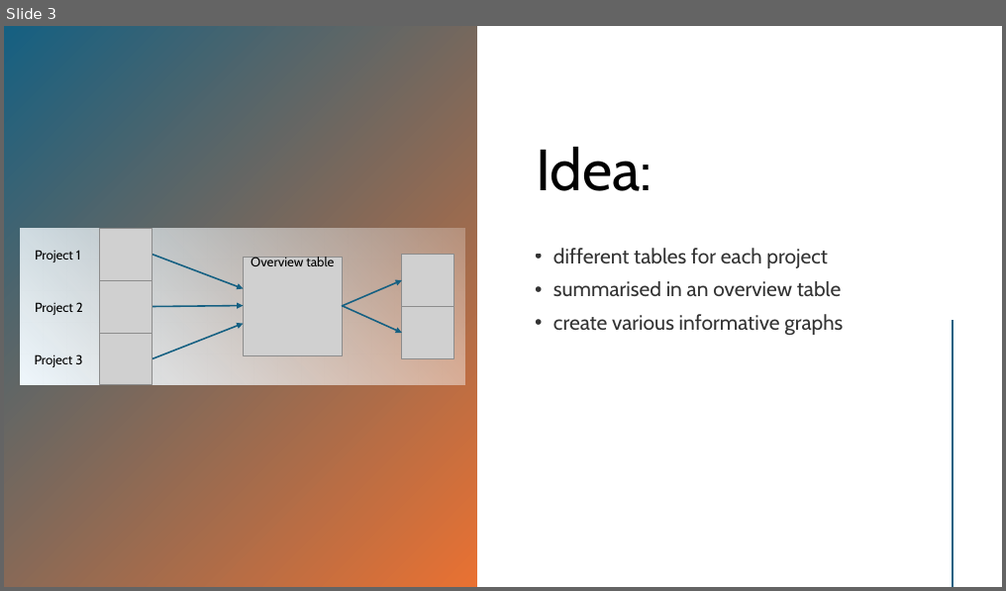
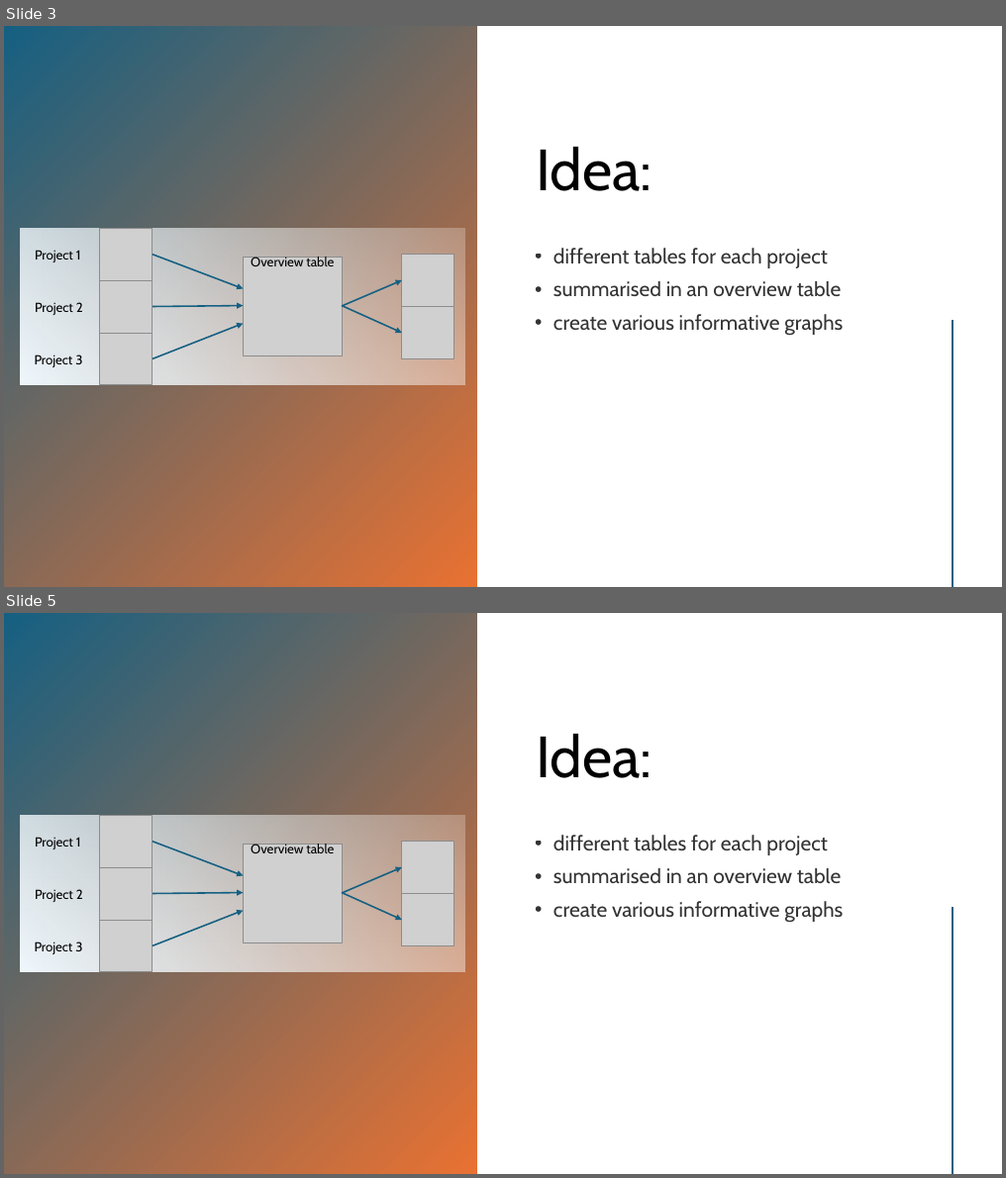
Before and after one commit to MaxWeinhold/Excel_Time_Tracker, a slide deck: Time tracking.pptx. Shown one above the other, each under a label of ours: slide 3 before the commit, slides 3 and 5 after it; the slides between them are not shown. The pictures are 1006x591 and 1006x1178 pixels, drawn with LibreOffice and Linux fonts; fonts in the diff are those of the drawing; grey boxes stand for pictures. Boxes give left, top, right and bottom in pixels: in the first picture for what was removed or moved away, otherwise in the second. Text is boxed around its words. In the diff, an @@ line names an element or a change of style, - is before the commit and + after.

```diff
--- a/Time tracking.pptx
+++ b/Time tracking.pptx
@@ slide 5 added at box(4, 613, 1002, 1174), background #FFFFFF @@
@@ rectangle added at box(4, 613, 477, 1174), fill gradient #156082 to #E97132 @@
@@ title added at box(537, 734, 652, 778), 56 pt, text #000000 @@
+Idea:
@@ rectangle added at box(21, 815, 465, 972), fill gradient #F0F8FD to #FFFFFF @@
@@ text added at box(553, 835, 843, 923), 20 pt, text #000000 at 80% opacity @@
+• different tables for each project
+• summarised in an overview table
+• create various informative graphs
@@ group added at box(35, 815, 454, 972): 6 pictures, 5 arrows, 4 texts @@
+Project 1
+Project 2
+Project 3
+Overview table
@@ line added from (952, 909) to (952, 1173), #E97132 2 pt @@
```
Also in this commit, not shown: 1 other slide added, 1 other file.
